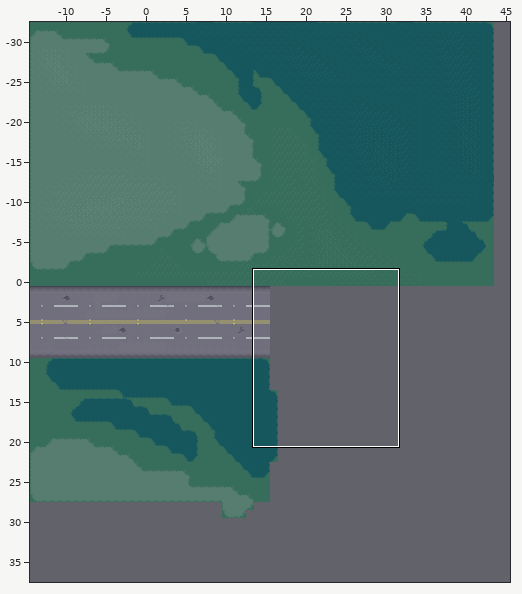
Tiled map -- Rooms/Area6/6-1/6-1.tmx. The picture above shows the old version from afar; the outline marks the close-up.
Close-up. Before the edit:
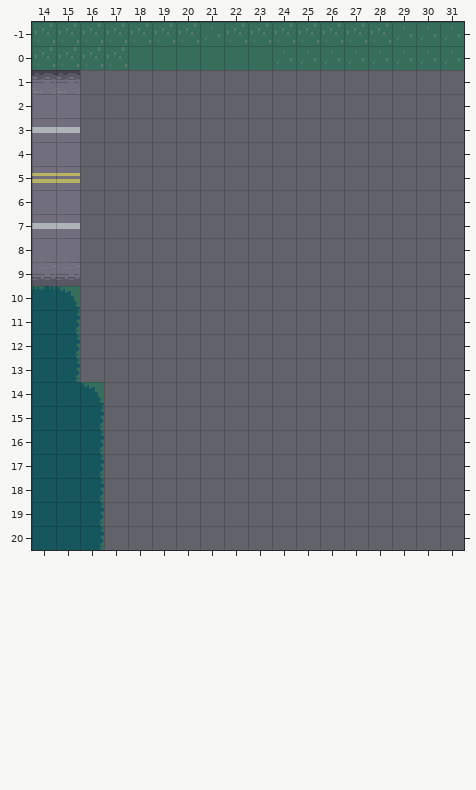
Cells are 16x16 px. Shown: x 14..31, y -1..20. The commit also changed other parts of the map, which this record leaves out.
Now the later version:
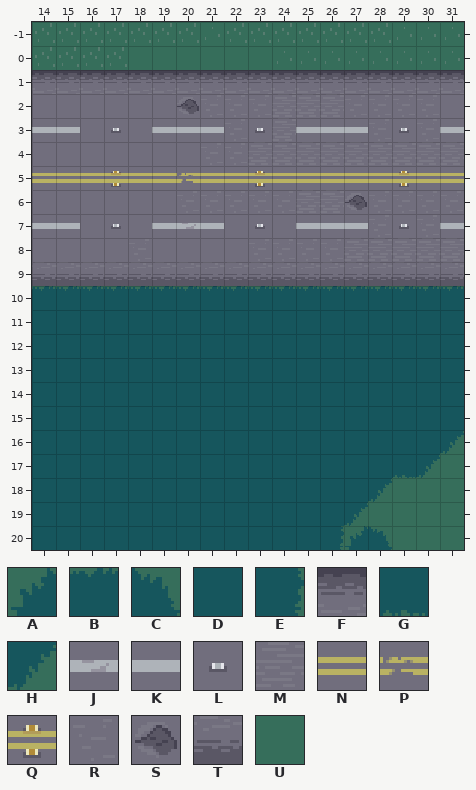
Key: from "bg_poppyhart_01": A 0, B 1, C 2, D 9, E 34, F 45, G 65, H 66, J 78, K 80, L 81, M 109, N 110, P 111, Q 112, R 142, S 143, T 173, U 256.
_ is an empty cell.
Edits made:
Layer "Tile Layer 1":
There is now tile A in row 20 at x 27.
The edit turns tile C into tile B in row 10 at x 15.
There is now tile B in row 10 at x 16 to 31.
There is now tile C in row 20 at x 28.
The edit turns tile C into tile D in row 14 at x 16.
The edit turns tile E into tile D in rows 11 to 13 at x 15; in rows 15 to 20 at x 16.
There is now tile D in rows 11 to 13 at x 16 to 31; in rows 14 to 15 at x 17 to 31; in row 16 at x 17 to 30; in row 17 at x 17 to 28; in row 18 at x 17 to 27; in row 19 at x 17 to 26.
There is now tile D in row 20 at x 17 to 25.
There is now tile E in row 20 at x 26.
There is now tile F in row 1 at x 16 to 31.
There is now tile G in row 17 at x 29.
There is now tile H in row 16 at x 31; in row 17 at x 30; in row 18 at x 28; in row 19 at x 27.
There is now tile J in row 7 at x 20.
There is now tile K in row 3 at x 19 to 21, 25 to 27 and 31; in row 7 at x 19, 21, 25 to 27 and 31.
There is now tile L in row 3 at x 17, 23 and 29; in row 7 at x 17, 23 and 29.
There is now tile M in row 2 at x 24 to 26; in row 3 at x 24; in row 4 at x 23 to 31; in row 6 at x 25 to 26; in row 8 at x 27 to 31.
There is now tile N in row 5 at x 16, 18 to 19, 21 to 22, 24 to 28 and 30 to 31.
There is now tile P in row 5 at x 20.
There is now tile Q in row 5 at x 17, 23 and 29.
There is now tile R in row 2 at x 21 to 23 and 27 to 30; in row 3 at x 22, 28 and 30; in row 4 at x 21 to 22; in row 6 at x 20 to 24 and 28 to 31; in row 7 at x 28 and 30; in row 8 at x 18 and 23 to 26.
There is now tile S in row 2 at x 20; in row 6 at x 27.
There is now tile T in row 9 at x 16 to 31.
There is now tile U in row 17 at x 31; in row 18 at x 29 to 31; in row 19 at x 28 to 31; in row 20 at x 29 to 31.
